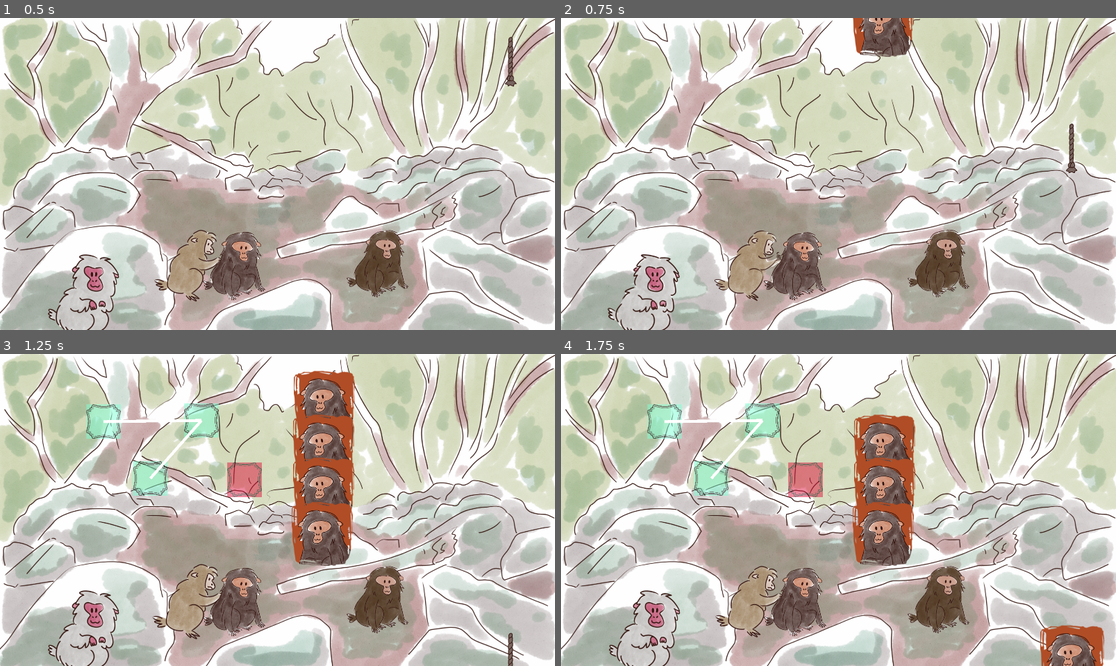
Above: before the commit, frames 1-4 (two rows, left to right).
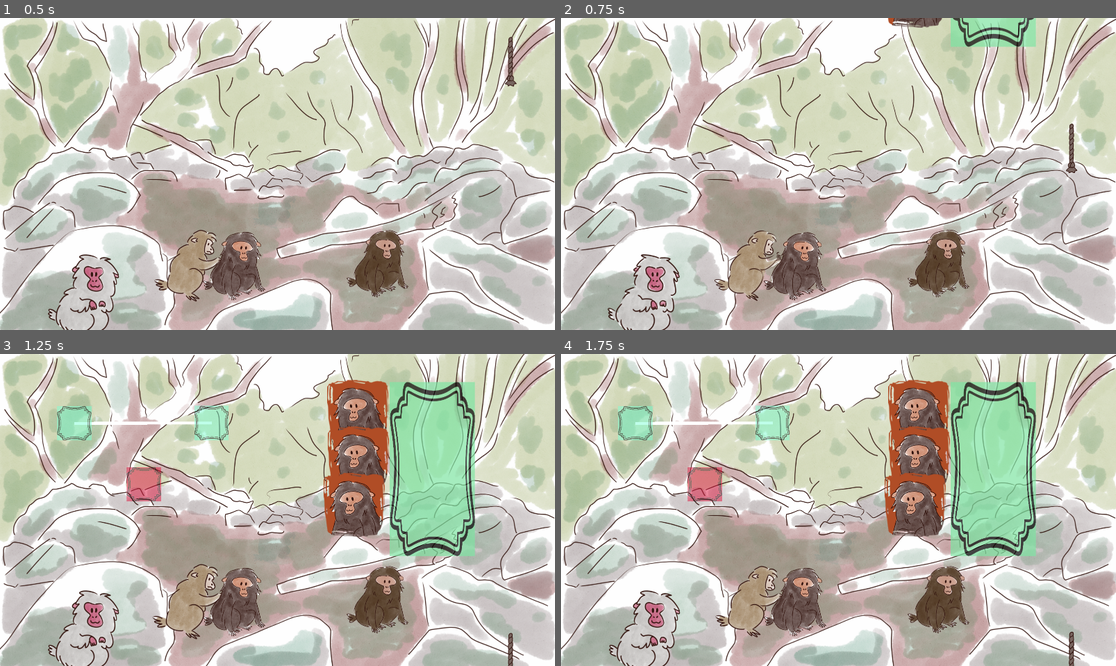
Above: after the commit, the same moments.

Repository: ManonMarchand/scientific-game-jam-25
Game: Godot game, scene res://levels/level_2/level_2.tscn
Same seed, same stepped clock (60 frames per second), same inputs: the game is played once before the commit and once after it. This scene is started directly instead of the project's main scene. The engine's default icon, where the game draws it, is replaced by a stand-in: a white triangle on a blue panel in a dark square.
Inputs (mouse positions are in pixels of both pictures, inside the frame that each line leads up to):
- Up to frame 1 (0.5 s): no input
- Up to frame 2 (0.75 s): tap Enter at 0.5 s; drag from (1071, 61) to (749, 264) at 0.52 s
- Up to frame 3 (1.25 s): no input
- Up to frame 4 (1.75 s): drag from (882, 403) to (1071, 659) at 1.27 s

Frame 1 is identical in both runs. In frame 2, 2.8% of the frame differs, in the area x 52-86%, y 0-13%; in frame 3, 21%; in frame 4, 22%, in the area x 10-98%, y 8-100%.

Commit message:
Nouveaux niveaux tests

Diff:
--- a/monkey/levels/level_1/level_1.tscn
+++ /dev/null
@@ -1,21 +0,0 @@
-[gd_scene load_steps=6 format=3 uid="uid://cuivveftisxl3"]
-
-[ext_resource type="Script" path="res://stage/stage.gd" id="1_tijhv"]
-[ext_resource type="PackedScene" uid="uid://csjksxnleujnl" path="res://levels/level_1/level_1_panel.tscn" id="2_rsorl"]
-[ext_resource type="PackedScene" uid="uid://cd8g353hqck3h" path="res://switch-panel/switch_panel.tscn" id="2_xqcnx"]
-[ext_resource type="PackedScene" uid="uid://c4ysry6xndv5u" path="res://player/player.tscn" id="3_74pf1"]
-[ext_resource type="PackedScene" uid="uid://dl72pns4rmvwh" path="res://levels/level_1/substage_level_1_1.tscn" id="3_q7jk4"]
-
-[node name="Stage" type="Node2D"]
-script = ExtResource("1_tijhv")
-substage_list = Array[PackedScene]([ExtResource("3_q7jk4")])
-
-[node name="SwitchPanel" parent="." instance=ExtResource("2_xqcnx")]
-z_index = 10
-panel_scene = ExtResource("2_rsorl")
-
-[node name="Player" parent="." instance=ExtResource("3_74pf1")]
-position = Vector2(284, 696)
-
-[connection signal="leave_left" from="Player" to="." method="_on_player_leave_left"]
-[connection signal="leave_right" from="Player" to="." method="_on_player_leave_right"]
--- /dev/null
+++ b/monkey/levels/level_1/stage_1.tscn
@@ -0,0 +1,21 @@
+[gd_scene load_steps=6 format=3 uid="uid://cuivveftisxl3"]
+
+[ext_resource type="Script" path="res://stage/stage.gd" id="1_q0es5"]
+[ext_resource type="PackedScene" uid="uid://dl72pns4rmvwh" path="res://levels/level_1/substage_level_1_1.tscn" id="2_4er0h"]
+[ext_resource type="PackedScene" uid="uid://cd8g353hqck3h" path="res://switch-panel/switch_panel.tscn" id="3_4a3c7"]
+[ext_resource type="PackedScene" uid="uid://csjksxnleujnl" path="res://levels/level_1/level_1_panel.tscn" id="4_q3ubm"]
+[ext_resource type="PackedScene" uid="uid://c4ysry6xndv5u" path="res://player/player.tscn" id="5_gkdyb"]
+
+[node name="Stage" type="Node2D"]
+script = ExtResource("1_q0es5")
+substage_list = Array[PackedScene]([ExtResource("2_4er0h")])
+
+[node name="SwitchPanel" parent="." instance=ExtResource("3_4a3c7")]
+z_index = 10
+panel_scene = ExtResource("4_q3ubm")
+
+[node name="Player" parent="." instance=ExtResource("5_gkdyb")]
+position = Vector2(284, 696)
+
+[connection signal="leave_left" from="Player" to="." method="_on_player_leave_left"]
+[connection signal="leave_right" from="Player" to="." method="_on_player_leave_right"]
--- a/monkey/levels/level_2/level_2.tscn
+++ b/monkey/levels/level_2/level_2.tscn
@@ -1,13 +1,21 @@
-[gd_scene load_steps=4 format=3 uid="uid://bnamp3mga4mdf"]
+[gd_scene load_steps=6 format=3 uid="uid://c0wkg8frcia52"]
 
+[ext_resource type="Script" path="res://stage/stage.gd" id="1_03hel"]
 [ext_resource type="PackedScene" uid="uid://cd8g353hqck3h" path="res://switch-panel/switch_panel.tscn" id="1_rbwnw"]
-[ext_resource type="PackedScene" uid="uid://ccrtfsh16jrah" path="res://levels/level_2/level_2_panel.tscn" id="2_dndb6"]
 [ext_resource type="PackedScene" uid="uid://dl72pns4rmvwh" path="res://levels/level_1/substage_level_1_1.tscn" id="3_s730y"]
+[ext_resource type="PackedScene" uid="uid://csjksxnleujnl" path="res://levels/level_1/level_1_panel.tscn" id="4_2fmvb"]
+[ext_resource type="PackedScene" uid="uid://c4ysry6xndv5u" path="res://player/player.tscn" id="5_j7fas"]
 
-[node name="Level1Main" type="Node2D"]
+[node name="Stage" type="Node2D"]
+script = ExtResource("1_03hel")
+substage_list = Array[PackedScene]([ExtResource("3_s730y")])
 
 [node name="SwitchPanel" parent="." instance=ExtResource("1_rbwnw")]
-panel_scene = ExtResource("2_dndb6")
+z_index = 10
+panel_scene = ExtResource("4_2fmvb")
 
-[node name="Substage2" parent="." instance=ExtResource("3_s730y")]
-z_index = -1
+[node name="Player" parent="." instance=ExtResource("5_j7fas")]
+position = Vector2(284, 696)
+
+[connection signal="leave_left" from="Player" to="." method="_on_player_leave_left"]
+[connection signal="leave_right" from="Player" to="." method="_on_player_leave_right"]
--- a/monkey/levels/level_2/level_2_panel.tscn
+++ b/monkey/levels/level_2/level_2_panel.tscn
@@ -32,15 +32,19 @@
 
 [node name="Portrait" parent="." instance=ExtResource("3_yv04q")]
 position = Vector2(1122, 169)
+portrait_number = 1
 
 [node name="Portrait2" parent="." instance=ExtResource("3_yv04q")]
 position = Vector2(1119, 321)
+portrait_number = 2
 
 [node name="Portrait3" parent="." instance=ExtResource("3_yv04q")]
 position = Vector2(1120, 470)
+portrait_number = 3
 
 [node name="Portrait4" parent="." instance=ExtResource("3_yv04q")]
 position = Vector2(1114, 624)
+portrait_number = 4
 
 [node name="Inventory" parent="." instance=ExtResource("2_4qcb3")]
 z_index = -1
--- /dev/null
+++ b/monkey/levels/level_2/level_2new.tscn
@@ -0,0 +1,13 @@
+[gd_scene load_steps=4 format=3 uid="uid://dkj6kbh01s8kv"]
+
+[ext_resource type="PackedScene" uid="uid://cd8g353hqck3h" path="res://switch-panel/switch_panel.tscn" id="1_na31g"]
+[ext_resource type="PackedScene" uid="uid://ccrtfsh16jrah" path="res://levels/level_2/level_2_panel.tscn" id="2_46qx6"]
+[ext_resource type="PackedScene" uid="uid://dl72pns4rmvwh" path="res://levels/level_1/substage_level_1_1.tscn" id="3_gd8nn"]
+
+[node name="Level1Main" type="Node2D"]
+
+[node name="SwitchPanel" parent="." instance=ExtResource("1_na31g")]
+panel_scene = ExtResource("2_46qx6")
+
+[node name="Substage2" parent="." instance=ExtResource("3_gd8nn")]
+z_index = -1
--- /dev/null
+++ b/monkey/levels/level_2/stage_2.tscn
@@ -0,0 +1,23 @@
+[gd_scene load_steps=7 format=3 uid="uid://dl2k0hunrjych"]
+
+[ext_resource type="Script" path="res://stage/stage.gd" id="1_h2y4s"]
+[ext_resource type="PackedScene" uid="uid://cd8g353hqck3h" path="res://switch-panel/switch_panel.tscn" id="2_3to0c"]
+[ext_resource type="PackedScene" uid="uid://hqbv4jex4ta1" path="res://levels/level_2/substage_level_2_1.tscn" id="2_dsdxd"]
+[ext_resource type="PackedScene" uid="uid://cdqpt8n5kjdf7" path="res://levels/level_2/substage_level_2_2.tscn" id="3_hl15k"]
+[ext_resource type="PackedScene" uid="uid://c4ysry6xndv5u" path="res://player/player.tscn" id="3_per6r"]
+[ext_resource type="PackedScene" uid="uid://ccrtfsh16jrah" path="res://levels/level_2/level_2_panel.tscn" id="5_wbfm5"]
+
+[node name="Stage2" type="Node2D"]
+script = ExtResource("1_h2y4s")
+substage_list = Array[PackedScene]([ExtResource("2_dsdxd"), ExtResource("3_hl15k")])
+
+[node name="SwitchPanel" parent="." instance=ExtResource("2_3to0c")]
+z_index = 10
+panel_scene = ExtResource("5_wbfm5")
+
+[node name="Player" parent="." instance=ExtResource("3_per6r")]
+z_index = 1
+position = Vector2(284, 696)
+
+[connection signal="leave_left" from="Player" to="." method="_on_player_leave_left"]
+[connection signal="leave_right" from="Player" to="." method="_on_player_leave_right"]
--- /dev/null
+++ b/monkey/levels/level_3/level_3.tscn
@@ -0,0 +1,23 @@
+[gd_scene load_steps=7 format=3 uid="uid://djghinbxk440d"]
+
+[ext_resource type="Script" path="res://stage/stage.gd" id="1_u8nwm"]
+[ext_resource type="PackedScene" uid="uid://cgho70gaqq117" path="res://levels/level_3/substage_3_1.tscn" id="2_surhm"]
+[ext_resource type="PackedScene" uid="uid://dw0osuuj056bv" path="res://levels/level_3/substage_3_2.tscn" id="3_mi0ku"]
+[ext_resource type="PackedScene" uid="uid://cd8g353hqck3h" path="res://switch-panel/switch_panel.tscn" id="4_318iw"]
+[ext_resource type="PackedScene" uid="uid://sni25viakfdc" path="res://levels/level_3/level_3_panel.tscn" id="5_4dgje"]
+[ext_resource type="PackedScene" uid="uid://c4ysry6xndv5u" path="res://player/player.tscn" id="6_be3gi"]
+
+[node name="Stage2" type="Node2D"]
+script = ExtResource("1_u8nwm")
+substage_list = Array[PackedScene]([ExtResource("2_surhm"), ExtResource("3_mi0ku")])
+
+[node name="SwitchPanel" parent="." instance=ExtResource("4_318iw")]
+z_index = 10
+panel_scene = ExtResource("5_4dgje")
+
+[node name="Player" parent="." instance=ExtResource("6_be3gi")]
+z_index = 1
+position = Vector2(284, 696)
+
+[connection signal="leave_left" from="Player" to="." method="_on_player_leave_left"]
+[connection signal="leave_right" from="Player" to="." method="_on_player_leave_right"]
--- a/monkey/levels/level_3/level_3_panel.tscn
+++ b/monkey/levels/level_3/level_3_panel.tscn
@@ -9,15 +9,12 @@
 
 [node name="case1" parent="." instance=ExtResource("1_npw1k")]
 position = Vector2(358, 234)
-is_trespaser_node = false
 
 [node name="case2" parent="." instance=ExtResource("1_npw1k")]
 position = Vector2(783, 231)
-is_trespaser_node = false
 
 [node name="case3" parent="." instance=ExtResource("1_npw1k")]
 position = Vector2(573, 434)
-is_trespaser_node = false
 
 [node name="case4" parent="." instance=ExtResource("1_npw1k")]
 position = Vector2(847, 437)
--- /dev/null
+++ b/monkey/levels/level_3/substage_3_1.tscn
@@ -0,0 +1,15 @@
+[gd_scene load_steps=2 format=3 uid="uid://cgho70gaqq117"]
+
+[ext_resource type="PackedScene" uid="uid://cw0aiwfwwm1fo" path="res://monkey/monkey.tscn" id="1_hvr8m"]
+
+[node name="Substage" type="Node2D"]
+
+[node name="Backgroud" type="Sprite2D" parent="."]
+centered = false
+
+[node name="MonkeyList" type="Node2D" parent="."]
+
+[node name="Monkey" parent="MonkeyList" instance=ExtResource("1_hvr8m")]
+position = Vector2(562, 678)
+monkey_number = 1
+monkey_animation = 1
--- /dev/null
+++ b/monkey/levels/level_3/substage_3_2.tscn
@@ -0,0 +1,14 @@
+[gd_scene load_steps=2 format=3 uid="uid://dw0osuuj056bv"]
+
+[ext_resource type="PackedScene" uid="uid://cw0aiwfwwm1fo" path="res://monkey/monkey.tscn" id="1_a0d6p"]
+
+[node name="Substage" type="Node2D"]
+
+[node name="Backgroud" type="Sprite2D" parent="."]
+centered = false
+
+[node name="MonkeyList" type="Node2D" parent="."]
+
+[node name="Monkey" parent="MonkeyList" instance=ExtResource("1_a0d6p")]
+position = Vector2(562, 678)
+monkey_animation = 14
Not shown: 1 places in monkey/levels/level_1/level_1_old.tscn that only renumber resources
Not shown: 1 places in monkey/levels/level_2/level_2_old.tscn that only renumber resources
